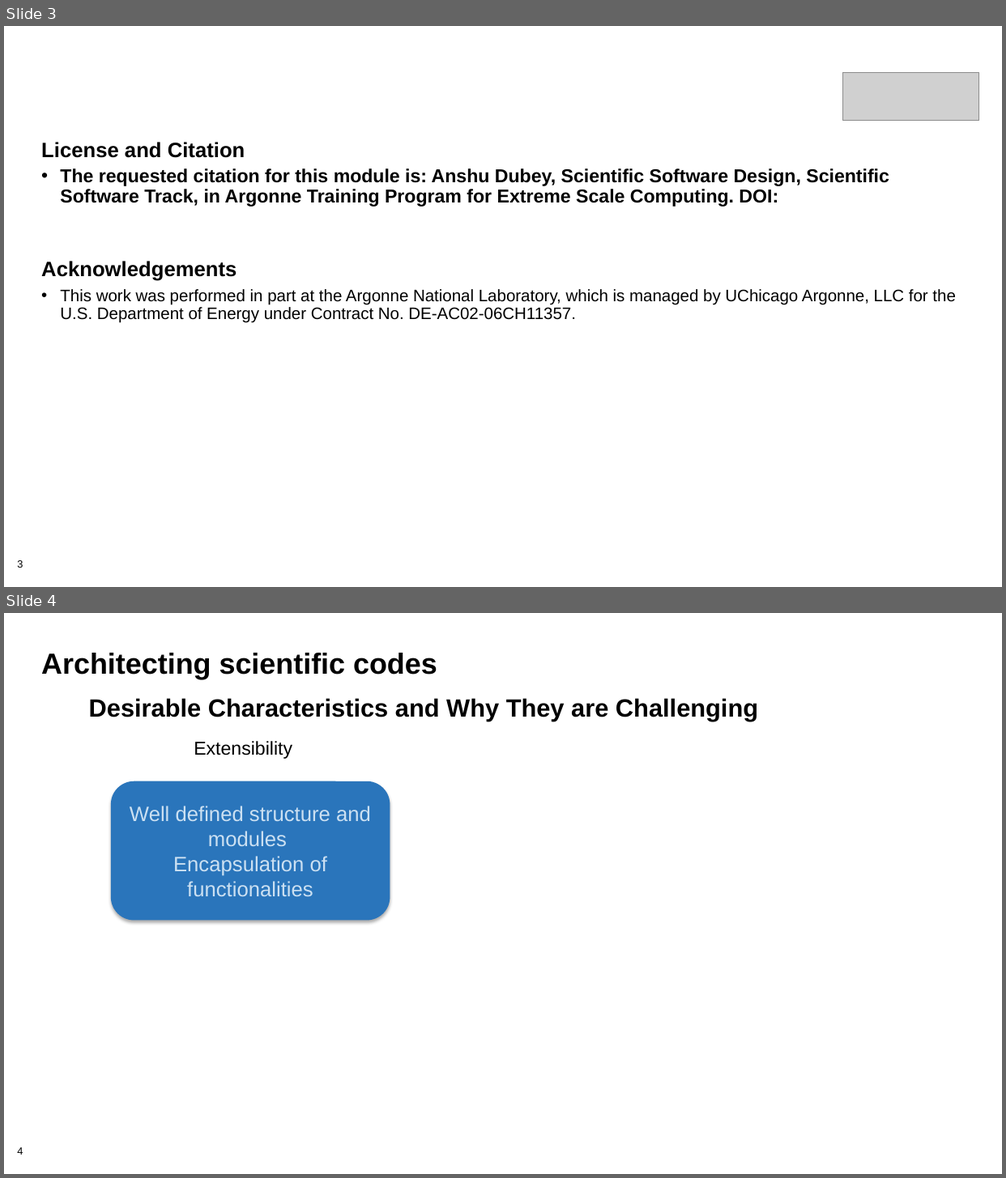
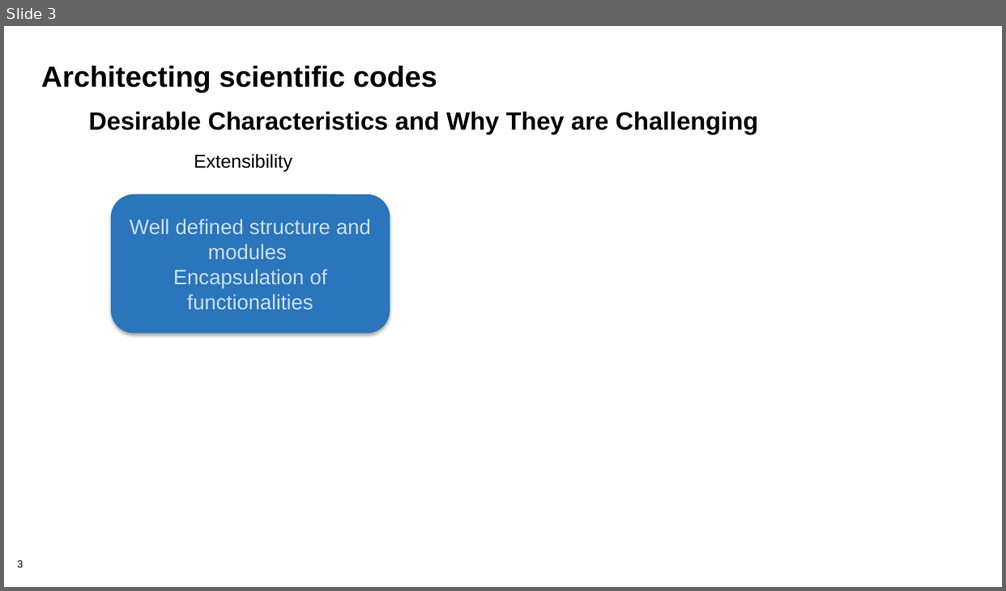
Before and after one commit to betterscientificsoftware/bssw-tutorial, a slide deck: presentations/04-design.pptx. Shown one above the other, each under a label of ours: slides 3 and 4 before the commit, slide 3 after it. The pictures are 1006x1178 and 1006x591 pixels, drawn with LibreOffice and Linux fonts; fonts in the diff are those of the drawing; grey boxes stand for pictures; background and template pictures are left out. Boxes give left, top, right and bottom in pixels: in the first picture for what was removed or moved away, otherwise in the second. Text is boxed around its words. In the diff, an @@ line names an element or a change of style, - is before the commit and + after.

Commit message:
Update Anshu's slides

```diff
--- a/presentations/04-design.pptx
+++ b/presentations/04-design.pptx
@@ slide 3 removed at <box>4,26,1002,587</box>, background #FFFFFF; not listed: 1 template element that a slide beside it also shows @@
@@ picture removed at <box>843,72,979,120</box> @@
@@ text removed at <box>41,142,955,323</box> @@
-License and Citation
-• The requested citation for this module is: Anshu Dubey, Scientific Software Design, Scientific Software Track, in Argonne Training Program for Extreme Scale Computing. DOI:
-Acknowledgements
-• This work was performed in part at the Argonne National Laboratory, which is managed by UChicago Argonne, LLC for the U.S. Department of Energy under Contract No. DE-AC02-06CH11357.
@@ what was slide 4 is now slide 3 @@
@@ page number at <box>17,561,23,568</box>: text changed @@
-4
+3
```
Also in this commit, not shown: 6 slides changed, 1 other file.
